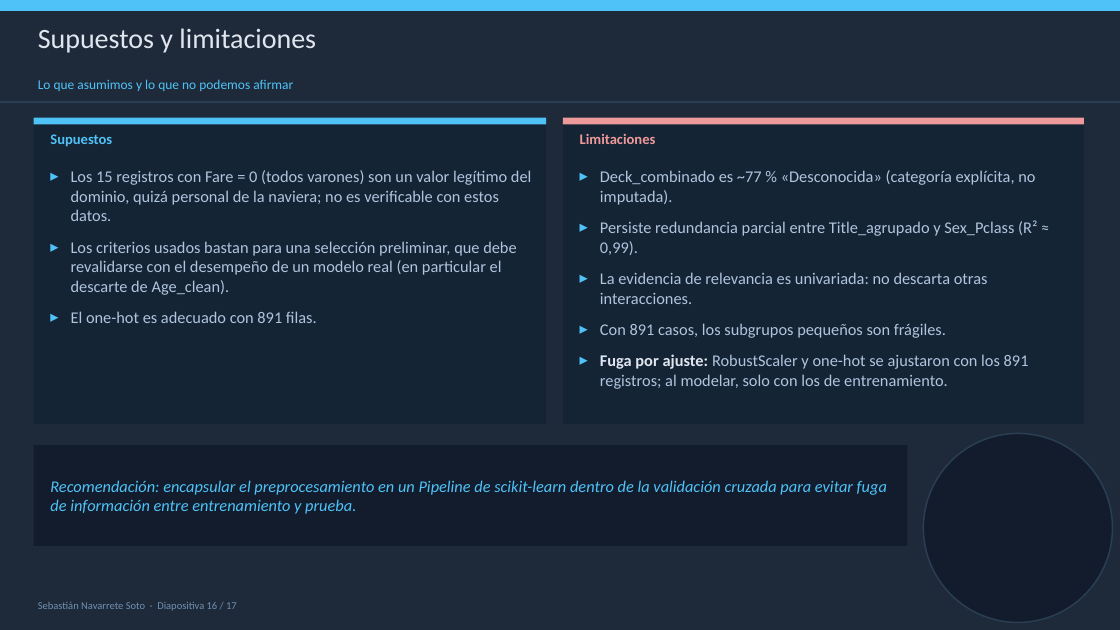
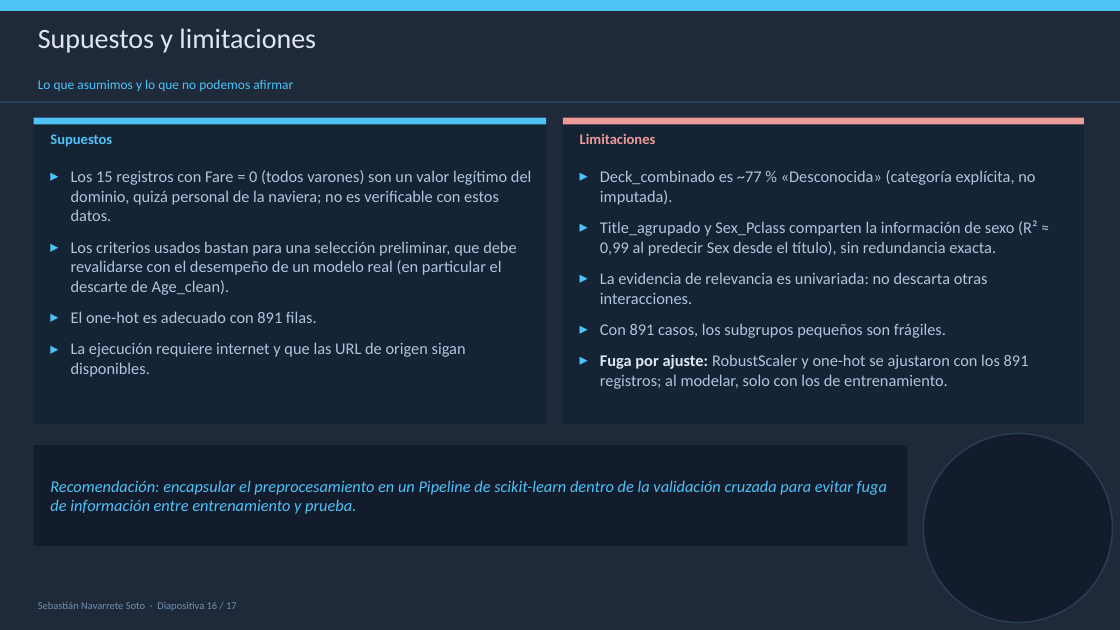
Before and after one commit to robertomoncada-blip/Magister_ciencia_datos, a slide deck: slide 16 of MCDI503/docs/mcdi503_f4_presentacion_grupo5.pptx. Drawn at 1120x630 pixels with LibreOffice and Linux fonts; fonts in the diff are those of the drawing. Boxes give left, top, right and bottom in pixels: in the first picture for what was removed or moved away, otherwise in the second. Text is boxed around its words. In the diff, an @@ line names an element or a change of style, - is before the commit and + after.

Commit message:
F4: alinea notebook, informe y presentación (carga desde GitHub, trazabilidad de cifras, bibliografía y precisiones de redacción)

```diff
--- a/MCDI503/docs/mcdi503_f4_presentacion_grupo5.pptx
+++ b/MCDI503/docs/mcdi503_f4_presentacion_grupo5.pptx
@@ text at <box>600,220,1037,256</box>: text changed @@
-▸ Persiste redundancia parcial entre Title_agrupado y Sex_Pclass (R² ≈ 0,99).
+▸ Title_agrupado y Sex_Pclass comparten la información de sexo (R² ≈ 0,99 al predecir Sex desde el título), sin redundancia exacta.
@@ text at <box>71,342,466,377</box>: paragraph added @@
+▸ La ejecución requiere internet y que las URL de origen sigan disponibles.
```
Also in this commit, not shown: 6 other slides changed, 3 other files.
